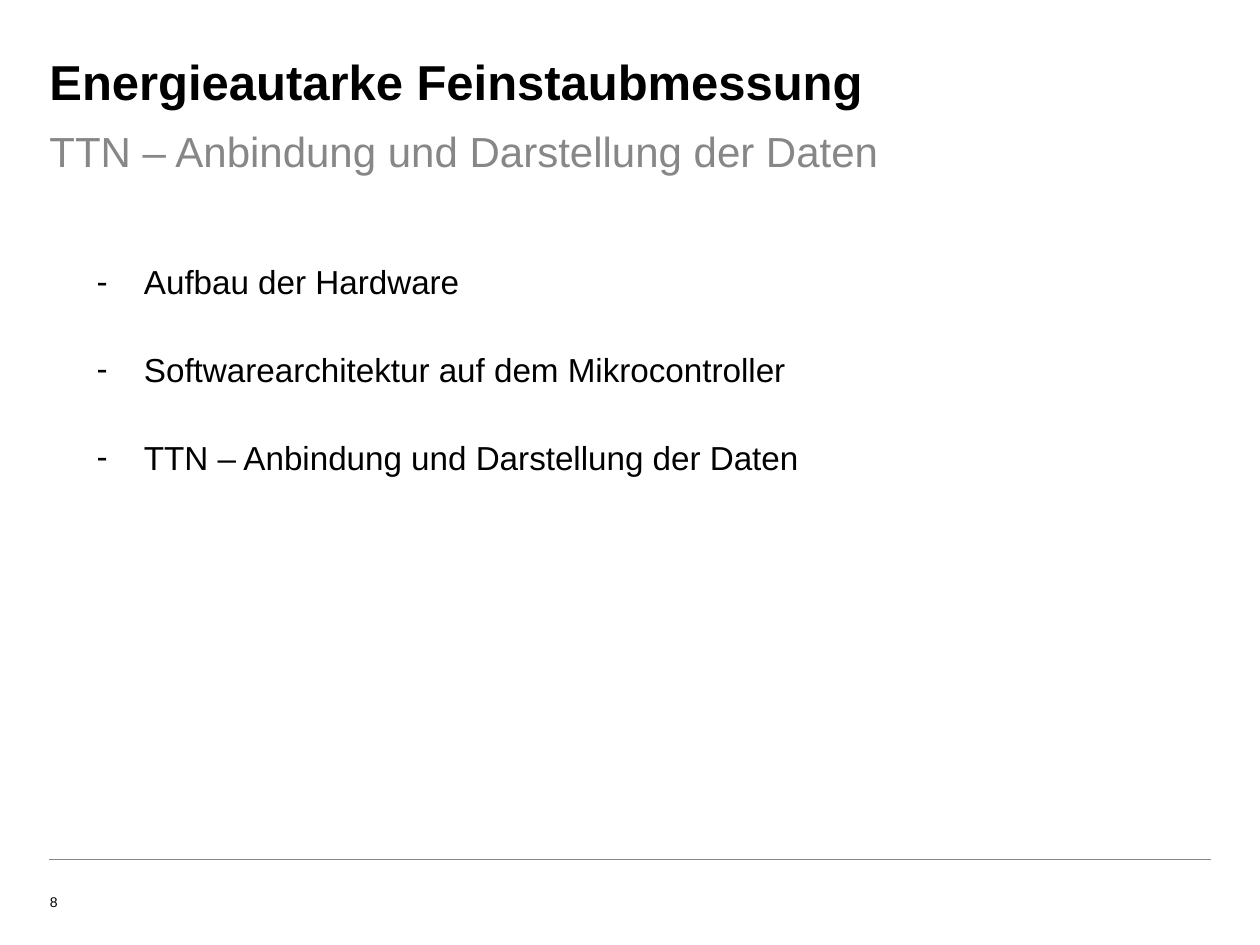
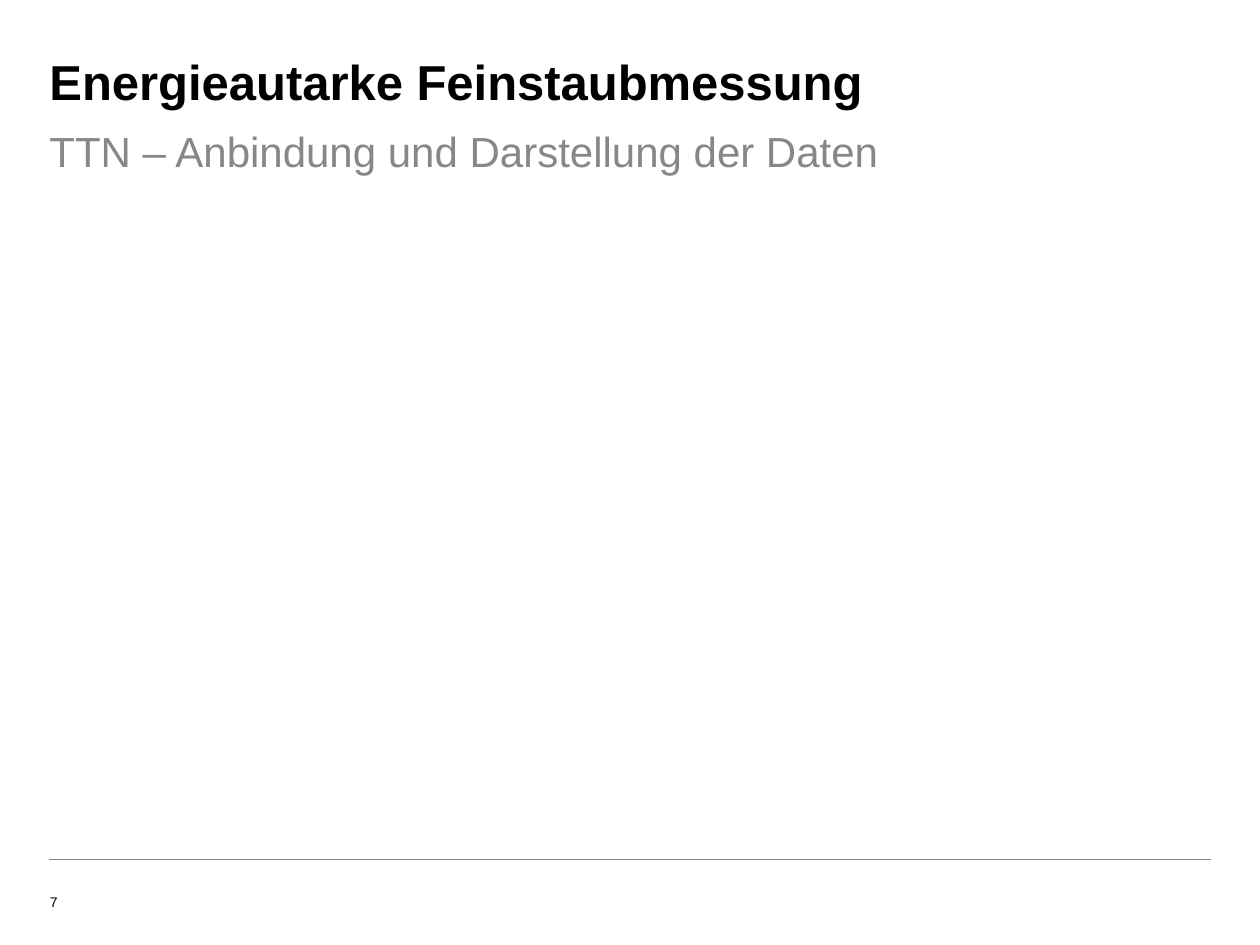
Before and after one commit to AdavVegab/LoRaWAN_embeddedSystems, a slide deck: slide 7 of Präsi/Präsentation_10_12_2019.pptx (slide 8 before the commit). Drawn at 1260x945 pixels with LibreOffice and Linux fonts; fonts in the diff are those of the drawing; background and template pictures are left out. Boxes give left, top, right and bottom in pixels: in the first picture for what was removed or moved away, otherwise in the second. Text is boxed around its words. In the diff, an @@ line names an element or a change of style, - is before the commit and + after.

```diff
--- a/Präsi/Präsentation_10_12_2019.pptx
+++ b/Präsi/Präsentation_10_12_2019.pptx
@@ text removed at [144,270,799,476] @@
-– Aufbau der Hardware
-– Softwarearchitektur auf dem Mikrocontroller
-– TTN – Anbindung und Darstellung der Daten
@@ page number at [50,897,58,907]: text changed @@
-8
+7
```
Also in this commit, not shown: 2 other slides changed, 1 slide removed.
